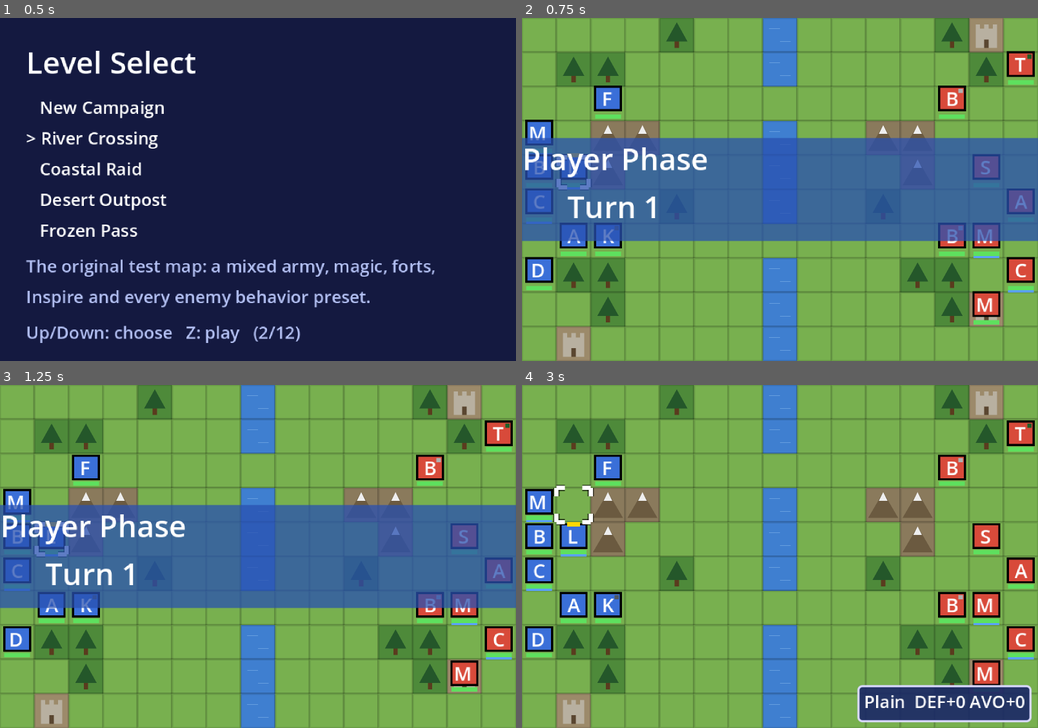
Above: before the commit, frames 1-4 (two rows, left to right).
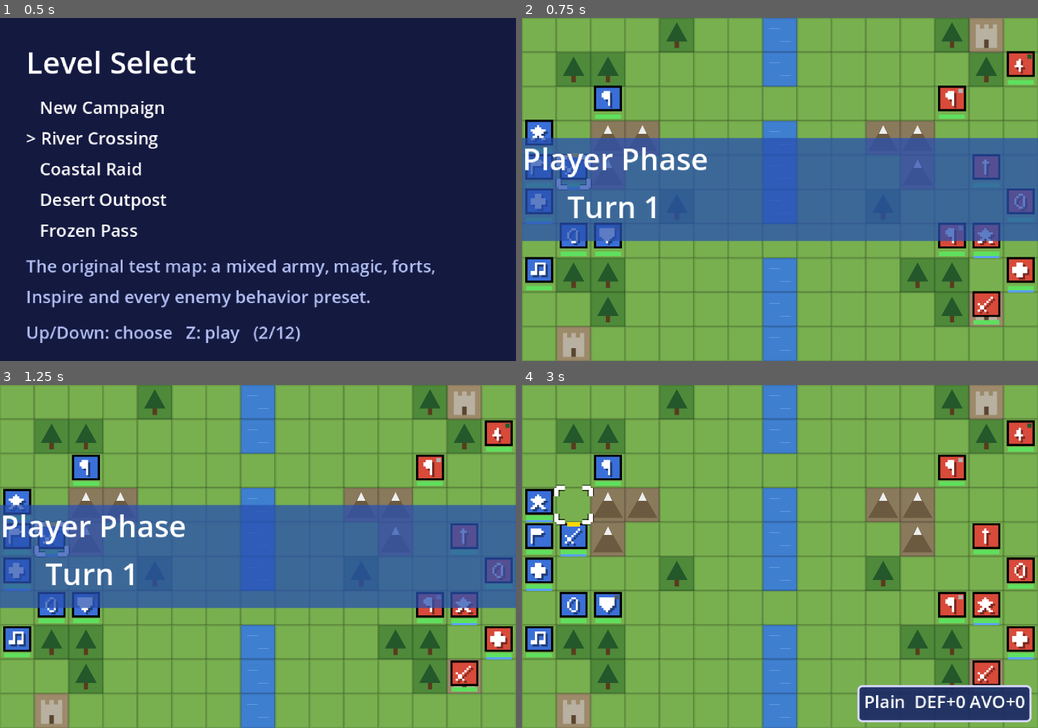
Above: after the commit, the same moments.

Repository: Marcompp/SRPG_Engine
Game: Godot game, scene res://scenes/level_select.tscn
Two runs of this game, one before a commit and one after it. Both use one fixed random seed, a clock stepped at 60 frames per second and the inputs below.
Inputs:
- Up to frame 1 (0.5 s): no input
- Up to frame 2 (0.75 s): tap Enter at 0.5 s; hold Right (ui_right) from 0.53 s (still down); hold Z (confirm) from 0.53 s (still down)
- Up to frame 3 (1.25 s): keep holding Right (ui_right); keep holding Z (confirm)
- Up to frame 4 (3 s): release Right (ui_right) at 1.28 s; release Z (confirm) at 1.28 s; hold Down (ui_down) 1.28-2.03 s; tap C (danger_zone) at 1.35 s; hold Right (ui_right) 2.03-2.78 s; hold A (next_unit) 2.03-2.78 s; hold Up (ui_up) from 2.78 s (still down); tap D (unit_info) at 2.85 s

Frame 1 is identical in both runs. In frame 2, 1.2% of the frame differs, in the area x 1-99%, y 11-87%; in frame 3, 1.2%; in frame 4, 1.5%, in the area x 1-99%, y 12-87%.

Commit message:
Add placeholder class icons to unit tokens
Each class names a 7x7 pixel icon (data/icons.cfg) that map tokens and
the status screen portrait draw instead of the unit's initial; dialogue
portraits keep the initial. The data tests check the icons.

Co-Authored-By: Claude Opus 5.5 <noreply@anthropic.com>

Diff:
--- a/data/classes.cfg
+++ b/data/classes.cfg
@@ -2,42 +2,49 @@
 
 ; Foot
 [Swordsman]
+icon="sword"
 weapons=["sword"]
 move="foot"
 learn={10: "Speed +2"}
 promotes_to=["Swordsmaster"]
 
 [Swordsmaster]
+icon="sword"
 weapons=["sword"]
 move="foot"
 skills=["Crit +20"]
 promoted=true
 
 [Footman]
+icon="spear"
 weapons=["spear"]
 move="foot"
 learn={10: "Open Ground"}
 promotes_to=["Hoplite"]
 
 [Hoplite]
+icon="spear"
 weapons=["spear"]
 move="foot"
 skills=["Impale"]
 promoted=true
 
 [Axeman]
+icon="axe"
 weapons=["axe"]
 move="foot"
 learn={10: "Strength +2"}
 promotes_to=["Berserker"]
 
 [Archer]
+icon="bow"
 weapons=["bow"]
 move="foot"
 learn={10: "Skill +4"}
 promotes_to=["Marksman"]
 
 [Marksman]
+icon="bow"
 weapons=["bow"]
 move="foot"
 skills=["Bow Range +1"]
@@ -45,6 +52,7 @@
 
 ; Rogue / scouting
 [Rogue]
+icon="dagger"
 weapons=["sword"]
 move="foot"
 skills=["Forester", "Steal", "Lockpick"]
@@ -52,12 +60,14 @@
 promotes_to=["Assassin"]
 
 [Assassin]
+icon="dagger"
 weapons=["sword", "bow"]
 move="foot"
 skills=["Forester", "Steal", "Lockpick", "Lethality"]
 promoted=true
 
 [Corsair]
+icon="sword"
 weapons=["sword"]
 move="foot"
 skills=["Swimming"]
@@ -65,12 +75,14 @@
 promotes_to=["Swashbuckler"]
 
 [Swashbuckler]
+icon="sword"
 weapons=["sword", "axe"]
 move="foot"
 skills=["Swimming", "Pass"]
 promoted=true
 
 [Brigand]
+icon="axe"
 weapons=["axe"]
 move="foot"
 skills=["Climbing"]
@@ -78,12 +90,14 @@
 promotes_to=["Berserker"]
 
 [Berserker]
+icon="axe"
 weapons=["axe"]
 move="foot"
 skills=["Swimming", "Climbing", "Wrath"]
 promoted=true
 
 [Poacher]
+icon="bow"
 weapons=["bow"]
 move="foot"
 skills=["Forester"]
@@ -91,6 +105,7 @@
 promotes_to=["Reaver"]
 
 [Reaver]
+icon="bow"
 weapons=["bow", "axe"]
 move="foot"
 skills=["Forester", "Brawn"]
@@ -98,18 +113,21 @@
 
 ; Armor
 [Guard]
+icon="shield"
 weapons=["spear"]
 move="heavy"
 learn={10: "Defense +2"}
 promotes_to=["Juggernaut"]
 
 [Turret]
+icon="shield"
 weapons=["bow"]
 move="heavy"
 learn={10: "Max HP +5"}
 promotes_to=["Juggernaut"]
 
 [Juggernaut]
+icon="shield"
 weapons=["spear", "axe", "bow"]
 move="heavy"
 skills=["Warding"]
@@ -117,24 +135,28 @@
 
 ; Mages
 [Mage]
+icon="magic"
 weapons=["staff"]
 move="foot"
 learn={10: "Magic +2"}
 promotes_to=["Sorcerer"]
 
 [Sorcerer]
+icon="magic"
 weapons=["staff", "sword"]
 move="foot"
 skills=["Spell Range +1"]
 promoted=true
 
 [Cleric]
+icon="heal"
 weapons=["staff"]
 move="foot"
 learn={10: "Max MP +5"}
 promotes_to=["Bishop"]
 
 [Bishop]
+icon="heal"
 weapons=["staff", "spear"]
 move="foot"
 skills=["Prayer"]
@@ -142,6 +164,7 @@
 
 ; Horse
 [Equestrian]
+icon="sword"
 weapons=["sword"]
 move="horse"
 mounted=true
@@ -149,6 +172,7 @@
 promotes_to=["Gendarme"]
 
 [Cavalry]
+icon="spear"
 weapons=["spear"]
 move="horse"
 mounted=true
@@ -156,6 +180,7 @@
 promotes_to=["Gendarme"]
 
 [Gendarme]
+icon="spear"
 weapons=["sword", "spear"]
 move="horse"
 mounted=true
@@ -163,6 +188,7 @@
 promoted=true
 
 [Nomad]
+icon="bow"
 weapons=["bow"]
 move="horse"
 mounted=true
@@ -170,6 +196,7 @@
 promotes_to=["Hussar"]
 
 [Hussar]
+icon="bow"
 weapons=["bow", "spear"]
 move="horse"
 mounted=true
@@ -177,6 +204,7 @@
 promoted=true
 
 [Raider]
+icon="axe"
 weapons=["axe"]
 move="horse"
 mounted=true
@@ -184,6 +212,7 @@
 promotes_to=["Warlord"]
 
 [Warlord]
+icon="axe"
 weapons=["axe", "spear"]
 move="horse"
 mounted=true
@@ -191,6 +220,7 @@
 promoted=true
 
 [Battlemage]
+icon="magic"
 weapons=["staff"]
 move="horse"
 mounted=true
@@ -198,6 +228,7 @@
 promotes_to=["Spellknight"]
 
 [Spellknight]
+icon="magic"
 weapons=["staff", "sword"]
 move="horse"
 mounted=true
@@ -206,6 +237,7 @@
 
 ; Ships
 [Galley]
+icon="anchor"
 weapons=["bow"]
 move="ship"
 abilities=["ship"]
@@ -213,17 +245,20 @@
 
 ; Spirits (pass through any terrain, even walls, for 1 MOV; no terrain bonuses)
 [Wraith]
+icon="ghost"
 weapons=["sword"]
 move="spirit"
 
 ; Special
 [Performer]
+icon="note"
 weapons=["sword"]
 move="foot"
 skills=["Dance"]
 learn={10: "Footwork"}
 
 [Bannerman]
+icon="flag"
 weapons=["spear"]
 move="foot"
 skills=["Inspire"]
--- /dev/null
+++ b/data/icons.cfg
@@ -0,0 +1,40 @@
+; Placeholder class icons, until there are map sprites: 7x7 pixels, "#" drawn and
+; "." empty. A class picks one with "icon" (classes.cfg); classes without one show
+; their unit's initial. Drawn white with a dark shadow on the map token, and scaled
+; up on the status screen's portrait.
+
+[sword]
+pixels=["......#", ".....#.", "....#..", "#..#...", ".##....", ".##....", "#..#..."]
+
+[spear]
+pixels=["...#...", "..###..", "...#...", "...#...", "...#...", "...#...", "...#..."]
+
+[axe]
+pixels=["..###..", ".####..", ".####..", "..###..", "....#..", "....#..", "....#.."]
+
+[bow]
+pixels=["...##..", "..#..#.", ".#...#.", ".#...#.", ".#...#.", "..#..#.", "...##.."]
+
+[dagger]
+pixels=[".......", "...#...", "..##...", "..##...", ".####..", "...#...", "...#..."]
+
+[shield]
+pixels=["#######", "#######", "#######", "#######", ".#####.", "..###..", "...#..."]
+
+[magic]
+pixels=["...#...", "..###..", "#######", ".#####.", "..###..", ".##.##.", "##...##"]
+
+[heal]
+pixels=["..###..", "..###..", "#######", "#######", "#######", "..###..", "..###.."]
+
+[anchor]
+pixels=["..###..", "..#.#..", "..###..", "...#...", "#..#..#", ".#.#.#.", "..###.."]
+
+[ghost]
+pixels=["..###..", ".#####.", "##.#.##", "#######", "#######", "#######", "#.#.#.#"]
+
+[note]
+pixels=["..#####", "..#...#", "..#...#", "..#...#", "###.###", "###.###", "......."]
+
+[flag]
+pixels=["#####..", "######.", "#####..", "#......", "#......", "#......", "#......"]
--- /dev/null
+++ b/scripts/class_icon.gd
@@ -0,0 +1,39 @@
+class_name ClassIcon
+extends Control
+## Placeholder class icons (data/icons.cfg), until there are map sprites: a pixel
+## bitmap per role that a class names with "icon" (Classes). Drawn on map tokens
+## (Unit._draw) and, as this Control, scaled up on the status screen's portrait.
+
+static var ICONS := GameData.entries("icons")
+
+const COLOR := Color.WHITE
+const SHADOW := Color(0, 0, 0, 0.45)
+
+## The icon's rows ("#" drawn, "." empty).
+var pixels: Array = []
+
+
+## The icon rows for `class_id`, or [] when it has none.
+static func for_class(class_id: String) -> Array:
+	var icon: String = Classes.get_data(class_id).get("icon", "")
+	return ICONS[icon].pixels if ICONS.has(icon) else []
+
+
+## Draws `rows` on `canvas` with its top-left at `origin`, each pixel `px` wide,
+## over a shadow down and to the right (a third of a pixel, at least 1).
+static func paint(canvas: CanvasItem, rows: Array, origin: Vector2, px: float) -> void:
+	for pass_color: Color in [SHADOW, COLOR]:
+		var offset := Vector2.ONE * maxf(1.0, floorf(px / 3.0)) if pass_color == SHADOW else Vector2.ZERO
+		for y in rows.size():
+			var row: String = rows[y]
+			for x in row.length():
+				if row[x] == "#":
+					canvas.draw_rect(Rect2(origin + offset + Vector2(x, y) * px, Vector2(px, px)), pass_color)
+
+
+func _draw() -> void:
+	if pixels.is_empty():
+		return
+	var scale_px := floorf(minf(size.x / pixels[0].length(), size.y / pixels.size()))
+	var drawn := Vector2(pixels[0].length(), pixels.size()) * scale_px
+	paint(self, pixels, ((size - drawn) / 2.0).floor(), scale_px)
--- a/scripts/classes.gd
+++ b/scripts/classes.gd
@@ -4,6 +4,7 @@
 ## wield, how it moves and its special abilities; stats stay per unit.
 ##
 ## weapons:     weapon types the class can equip (see Weapons).
+## icon:        its placeholder icon on map tokens (data/icons.cfg; see ClassIcon).
 ## Mounted classes (Equestrian, Cavalry, Raider, Nomad, Battlemage and their
 ## promotions) are what a unit becomes on a mount (see Mounts): shared by every
 ## species, which supplies their move type, tags and display name ("Cavalry" on a
--- a/scripts/status_screen.gd
+++ b/scripts/status_screen.gd
@@ -197,11 +197,19 @@
 	portrait.position = Vector2(16, 6)
 	portrait.size = Vector2(48, 48)
 	_left.add_child(portrait)
-	var initial := _label(portrait, unit.token_letter(), Vector2.ZERO)
-	initial.add_theme_font_size_override("font_size", 28)
-	initial.size = portrait.size
-	initial.horizontal_alignment = HORIZONTAL_ALIGNMENT_CENTER
-	initial.vertical_alignment = VERTICAL_ALIGNMENT_CENTER
+	var icon := ClassIcon.for_class(unit.unit_class)
+	if not icon.is_empty():
+		var view := ClassIcon.new()
+		view.pixels = icon
+		view.position = Vector2(6, 6)
+		view.size = portrait.size - Vector2(12, 12)
+		portrait.add_child(view)
+	else:
+		var initial := _label(portrait, unit.token_letter(), Vector2.ZERO)
+		initial.add_theme_font_size_override("font_size", 28)
+		initial.size = portrait.size
+		initial.horizontal_alignment = HORIZONTAL_ALIGNMENT_CENTER
+		initial.vertical_alignment = VERTICAL_ALIGNMENT_CENTER
 	if Unit.MOVE_TYPE_BADGES.has(unit.move_type):
 		var badge := ColorRect.new()
 		badge.color = Unit.MOVE_TYPE_BADGES[unit.move_type]
--- a/scripts/unit.gd
+++ b/scripts/unit.gd
@@ -363,7 +363,8 @@
 	return "_".join(parts) if not parts.is_empty() else "foot"
 
 
-## The letter on the unit's map token (and stats screen portrait).
+## The unit's letter: its dialogue portrait, and its map token and status screen
+## portrait when its class has no icon (see ClassIcon).
 func token_letter() -> String:
 	return unit_class.left(1) if generic else unit_name.left(1)
 
@@ -727,6 +728,13 @@
 	var body: Color = ACTED_COLOR if has_acted else Factions.COLORS[team]
 	draw_rect(Rect2(2, 1, 12, 11), body)
 	draw_rect(Rect2(2, 1, 12, 11), Color.BLACK, false, 1.0)
+	# Its class's icon (the marks below stay on top), or its initial if it has none.
+	var icon := ClassIcon.for_class(unit_class)
+	if not icon.is_empty():
+		ClassIcon.paint(self, icon, Vector2(4, 3), 1.0)
+	else:
+		draw_string(ThemeDB.fallback_font, Vector2(2, 10), token_letter(),
+			HORIZONTAL_ALIGNMENT_CENTER, 12, 9, Color.WHITE)
 	if is_lord:
 		draw_rect(Rect2(5, 0, 6, 2), Color.GOLD)
 	if MOVE_TYPE_BADGES.has(badge_key()):
@@ -744,8 +752,6 @@
 		var flag: Color = Factions.COLORS[aboard.team]
 		draw_rect(Rect2(3, 2, 3, 3), Color.WHITE)
 		draw_rect(Rect2(3.5, 2.5, 2, 2), flag.lightened(0.3))
-	draw_string(ThemeDB.fallback_font, Vector2(2, 10), token_letter(),
-		HORIZONTAL_ALIGNMENT_CENTER, 12, 9, Color.WHITE)
 	if _flash > 0.0:
 		draw_rect(Rect2(2, 1, 12, 11), Color(HIT_FLASH_COLOR, HIT_FLASH_COLOR.a * _flash))
 	draw_set_transform(Vector2.ZERO)
--- a/tests/test_data.gd
+++ b/tests/test_data.gd
@@ -28,6 +28,13 @@
 		var c: Dictionary = Classes.DATA[id]
 		for s: String in c.get("skills", []) + c.get("learn", {}).values():
 			skill.call(s, "class " + id)
+	for id: String in Classes.DATA:
+		var icon: String = Classes.DATA[id].get("icon", "")
+		check(icon == "" or ClassIcon.ICONS.has(icon), "class %s: unknown icon %s" % [id, icon])
+	for id: String in ClassIcon.ICONS:
+		var rows: Array = ClassIcon.ICONS[id].pixels
+		check(rows.all(func(r: String) -> bool: return r.length() == rows[0].length() \
+			and r.replace("#", "").replace(".", "") == ""), "icon %s: equal rows of # and ." % id)
 	for id: String in Races.DATA:
 		var r: Dictionary = Races.DATA[id]
 		for s: String in r.get("skills", []):
Not shown, added: scripts/class_icon.gd.uid
Not shown, added: tests/test_data.gd.uid
Not shown, changed: README.md
Not shown, changed: docs/data.md
